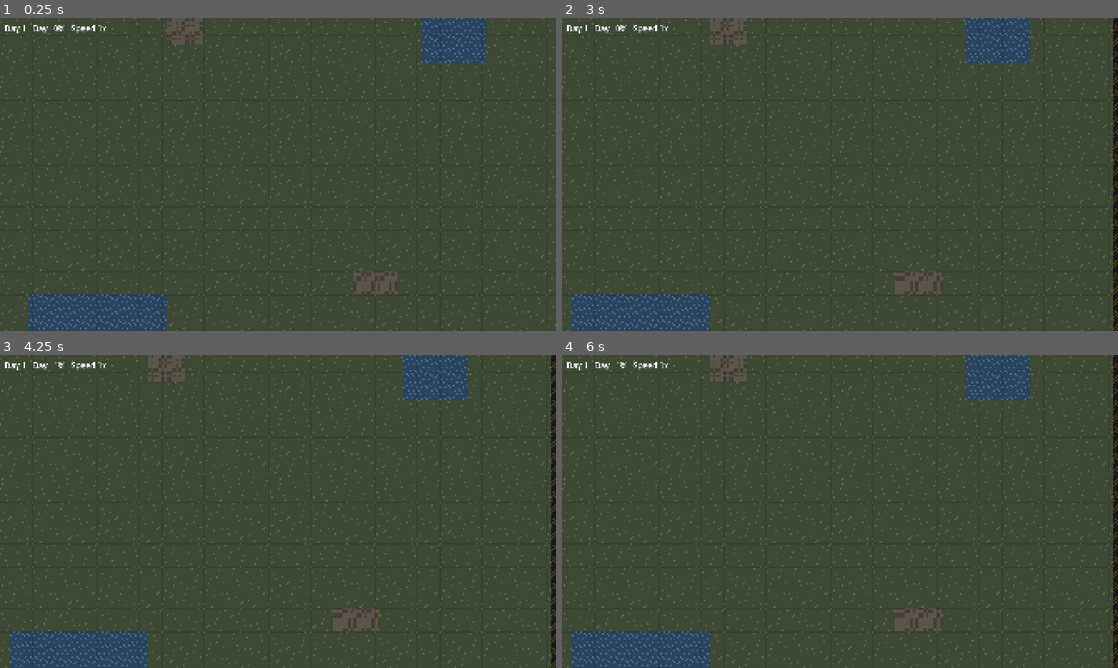
Above: before the commit, frames 1-4 (two rows, left to right).
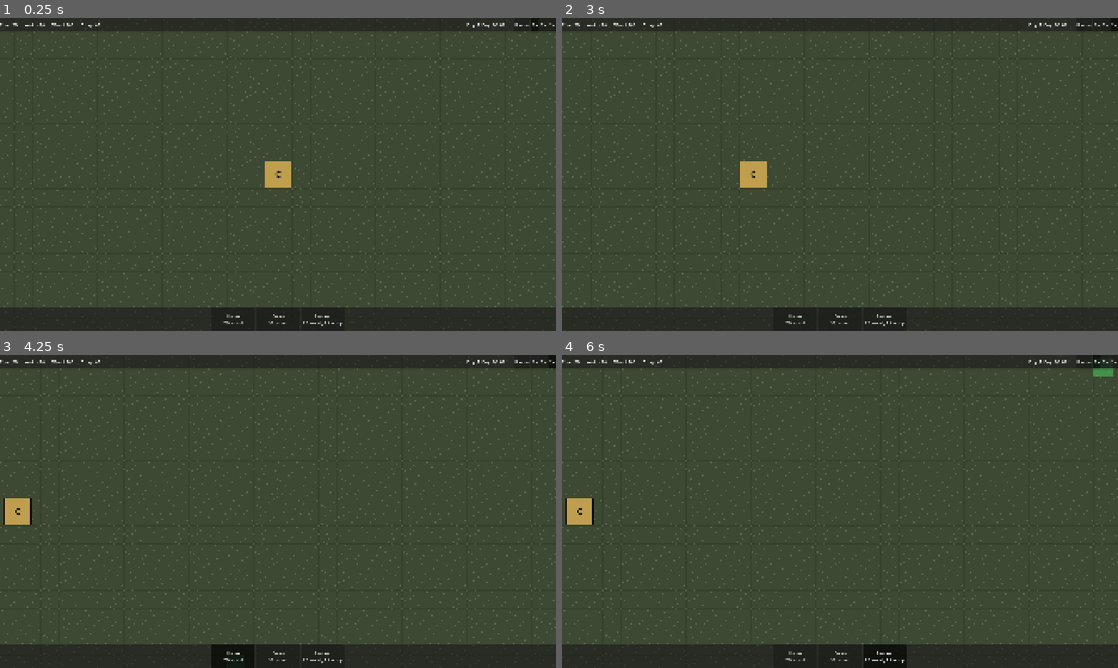
Above: after the commit, the same moments.

Repository: J3vb/zombie-city-builder
Game: Godot game, scene res://scenes/main/main.tscn
Same seed, same stepped clock (60 frames per second), same inputs: the game is played once before the commit and once after it.
Inputs (mouse positions are in pixels of both pictures, inside the frame that each line leads up to):
- Up to frame 1 (0.25 s): no input
- Up to frame 2 (3 s): click (1084, 24) at 0.5 s, where only the run after the commit has a clickable "Pause"; click (1095, 24) at 1.25 s, where only the run after the commit has a clickable "1x"; click (1106, 24) at 2 s, where only the run after the commit has a clickable "2x"; click (1112, 24) at 2.75 s, where only the run after the commit has a clickable "3x"
- Up to frame 3 (4.25 s): click (233, 655) at 3.5 s, where only the run after the commit has a clickable "House 20 wood"
- Up to frame 4 (6 s): click (840, 655) at 4.25 s, where only the run after the commit has a clickable "Farm 30 wood"; click (884, 655) at 5 s, where only the run after the commit has a clickable "Storage 25 wood, 10 scrap"; click (1095, 361) at 5.75 s, where only the run after the commit has a clickable "1x"

The runs differ from the first frame. In frame 1, 20% of the frame differs, in the area x 0-100%, y 0-100%; in frame 2, 21%; in frame 3, 20%; in frame 4, 20%.

Commit message:
M1: buildings, build tool, HUD and game over
- BuildingDef, BuildCatalog and data for Command Post, house, farm, storage
- Building and CommandPost (placeholder blocks with health bar)
- BuildTool: ghost preview with red cross when blocked, spend and place
- World places the Command Post and rebuilds the flow field on a worker
  thread whenever the grid changes
- HUD: resources, clock, speed buttons, build bar
- Game-over screen and new game
- Building and build tool tests (32 tests total)

Co-Authored-By: Claude Opus 5.5 <noreply@anthropic.com>
Claude-Session: https://claude.ai/code/session_012H4uhqvfycA769uN6HqZYP

Diff:
--- /dev/null
+++ b/data/buildings/catalog.tres
@@ -0,0 +1,11 @@
+[gd_resource type="Resource" script_class="BuildCatalog" load_steps=6 format=3]
+
+[ext_resource type="Script" path="res://scripts/data/building_def.gd" id="1_1a2l8"]
+[ext_resource type="Resource" path="res://data/buildings/house.tres" id="2_iix55"]
+[ext_resource type="Resource" path="res://data/buildings/farm.tres" id="3_bvotc"]
+[ext_resource type="Resource" path="res://data/buildings/storage.tres" id="4_q3q18"]
+[ext_resource type="Script" path="res://scripts/data/build_catalog.gd" id="5_d7rva"]
+
+[resource]
+script = ExtResource("5_d7rva")
+buildings = Array[ExtResource("1_1a2l8")]([ExtResource("2_iix55"), ExtResource("3_bvotc"), ExtResource("4_q3q18")])
--- /dev/null
+++ b/data/buildings/command_post.tres
@@ -0,0 +1,14 @@
+[gd_resource type="Resource" script_class="BuildingDef" load_steps=3 format=3]
+
+[ext_resource type="Script" path="res://scripts/data/building_def.gd" id="1_def"]
+[ext_resource type="PackedScene" path="res://scenes/buildings/command_post.tscn" id="2_scene"]
+
+[resource]
+script = ExtResource("1_def")
+id = &"command_post"
+display_name = "Command Post"
+size = Vector2i(3, 3)
+cost = Dictionary[StringName, int]({})
+max_health = 500
+scene = ExtResource("2_scene")
+color = Color(0.75, 0.62, 0.3, 1)
--- /dev/null
+++ b/data/buildings/farm.tres
@@ -0,0 +1,14 @@
+[gd_resource type="Resource" script_class="BuildingDef" load_steps=3 format=3]
+
+[ext_resource type="Script" path="res://scripts/data/building_def.gd" id="1_def"]
+[ext_resource type="PackedScene" path="res://scenes/buildings/building.tscn" id="2_scene"]
+
+[resource]
+script = ExtResource("1_def")
+id = &"farm"
+display_name = "Farm"
+size = Vector2i(3, 3)
+cost = Dictionary[StringName, int]({&"wood": 30})
+max_health = 80
+scene = ExtResource("2_scene")
+color = Color(0.55, 0.65, 0.3, 1)
--- /dev/null
+++ b/data/buildings/house.tres
@@ -0,0 +1,14 @@
+[gd_resource type="Resource" script_class="BuildingDef" load_steps=3 format=3]
+
+[ext_resource type="Script" path="res://scripts/data/building_def.gd" id="1_def"]
+[ext_resource type="PackedScene" path="res://scenes/buildings/building.tscn" id="2_scene"]
+
+[resource]
+script = ExtResource("1_def")
+id = &"house"
+display_name = "House"
+size = Vector2i(2, 2)
+cost = Dictionary[StringName, int]({&"wood": 20})
+max_health = 100
+scene = ExtResource("2_scene")
+color = Color(0.62, 0.45, 0.35, 1)
--- /dev/null
+++ b/data/buildings/storage.tres
@@ -0,0 +1,14 @@
+[gd_resource type="Resource" script_class="BuildingDef" load_steps=3 format=3]
+
+[ext_resource type="Script" path="res://scripts/data/building_def.gd" id="1_def"]
+[ext_resource type="PackedScene" path="res://scenes/buildings/building.tscn" id="2_scene"]
+
+[resource]
+script = ExtResource("1_def")
+id = &"storage"
+display_name = "Storage"
+size = Vector2i(2, 2)
+cost = Dictionary[StringName, int]({&"wood": 25, &"scrap": 10})
+max_health = 120
+scene = ExtResource("2_scene")
+color = Color(0.5, 0.52, 0.58, 1)
--- a/project.godot
+++ b/project.godot
@@ -20,6 +20,10 @@
 window/size/viewport_width=1920
 window/size/viewport_height=1080
 window/stretch/mode="canvas_items"
+
+[gui]
+
+theme/default_font_size=22
 
 [input]
 
--- /dev/null
+++ b/scenes/buildings/building.tscn
@@ -0,0 +1,6 @@
+[gd_scene load_steps=2 format=3]
+
+[ext_resource type="Script" path="res://scripts/buildings/building.gd" id="1_script"]
+
+[node name="Building" type="Node2D"]
+script = ExtResource("1_script")
--- /dev/null
+++ b/scenes/buildings/command_post.tscn
@@ -0,0 +1,6 @@
+[gd_scene load_steps=2 format=3]
+
+[ext_resource type="Script" path="res://scripts/buildings/command_post.gd" id="1_script"]
+
+[node name="CommandPost" type="Node2D"]
+script = ExtResource("1_script")
--- a/scenes/main/main.tscn
+++ b/scenes/main/main.tscn
@@ -1,16 +1,12 @@
-[gd_scene load_steps=2 format=3]
+[gd_scene load_steps=4 format=3]
 
 [ext_resource type="Script" path="res://scripts/main/main.gd" id="1_main"]
+[ext_resource type="PackedScene" path="res://scenes/ui/hud.tscn" id="2_hud"]
+[ext_resource type="PackedScene" path="res://scenes/ui/game_over.tscn" id="3_go"]
 
 [node name="Main" type="Node"]
 script = ExtResource("1_main")
 
-[node name="UI" type="CanvasLayer" parent="."]
+[node name="Hud" parent="." instance=ExtResource("2_hud")]
 
-[node name="Info" type="Label" parent="UI"]
-offset_left = 16.0
-offset_top = 16.0
-offset_right = 1200.0
-offset_bottom = 56.0
-theme_override_font_sizes/font_size = 28
-text = "Zombie City Builder"
+[node name="GameOver" parent="." instance=ExtResource("3_go")]
--- /dev/null
+++ b/scenes/ui/game_over.tscn
@@ -0,0 +1,37 @@
+[gd_scene load_steps=2 format=3]
+
+[ext_resource type="Script" path="res://scripts/ui/game_over.gd" id="1_go"]
+
+[node name="GameOver" type="CanvasLayer"]
+layer = 5
+script = ExtResource("1_go")
+
+[node name="Dim" type="ColorRect" parent="."]
+anchors_preset = 15
+anchor_right = 1.0
+anchor_bottom = 1.0
+color = Color(0, 0, 0, 0.6)
+
+[node name="Center" type="CenterContainer" parent="."]
+anchors_preset = 15
+anchor_right = 1.0
+anchor_bottom = 1.0
+
+[node name="Panel" type="PanelContainer" parent="Center"]
+layout_mode = 2
+
+[node name="Box" type="VBoxContainer" parent="Center/Panel"]
+layout_mode = 2
+theme_override_constants/separation = 24
+
+[node name="Message" type="Label" parent="Center/Panel/Box"]
+unique_name_in_owner = true
+layout_mode = 2
+theme_override_font_sizes/font_size = 36
+horizontal_alignment = 1
+
+[node name="NewGame" type="Button" parent="Center/Panel/Box"]
+unique_name_in_owner = true
+layout_mode = 2
+theme_override_font_sizes/font_size = 28
+text = "New game"
--- /dev/null
+++ b/scenes/ui/hud.tscn
@@ -0,0 +1,45 @@
+[gd_scene load_steps=2 format=3]
+
+[ext_resource type="Script" path="res://scripts/ui/hud.gd" id="1_hud"]
+
+[node name="Hud" type="CanvasLayer"]
+script = ExtResource("1_hud")
+
+[node name="TopBar" type="PanelContainer" parent="."]
+anchors_preset = 10
+anchor_right = 1.0
+offset_bottom = 48.0
+
+[node name="Row" type="HBoxContainer" parent="TopBar"]
+layout_mode = 2
+theme_override_constants/separation = 32
+
+[node name="Resources" type="HBoxContainer" parent="TopBar/Row"]
+unique_name_in_owner = true
+layout_mode = 2
+theme_override_constants/separation = 24
+
+[node name="Spacer" type="Control" parent="TopBar/Row"]
+layout_mode = 2
+size_flags_horizontal = 3
+
+[node name="Clock" type="Label" parent="TopBar/Row"]
+unique_name_in_owner = true
+layout_mode = 2
+
+[node name="Speed" type="HBoxContainer" parent="TopBar/Row"]
+unique_name_in_owner = true
+layout_mode = 2
+
+[node name="BottomBar" type="PanelContainer" parent="."]
+anchors_preset = 12
+anchor_top = 1.0
+anchor_right = 1.0
+anchor_bottom = 1.0
+offset_top = -80.0
+grow_vertical = 0
+
+[node name="Build" type="HBoxContainer" parent="BottomBar"]
+unique_name_in_owner = true
+layout_mode = 2
+alignment = 1
--- a/scenes/world/world.tscn
+++ b/scenes/world/world.tscn
@@ -1,9 +1,10 @@
-[gd_scene load_steps=5 format=3]
+[gd_scene load_steps=6 format=3]
 
 [ext_resource type="Script" path="res://scripts/world/world.gd" id="1_world"]
 [ext_resource type="TileSet" path="res://assets/tiles/terrain_tileset.tres" id="2_tiles"]
 [ext_resource type="Script" path="res://scripts/world/grid.gd" id="3_grid"]
 [ext_resource type="Script" path="res://scripts/world/camera_rig.gd" id="4_camera"]
+[ext_resource type="Script" path="res://scripts/world/build_tool.gd" id="5_build"]
 
 [node name="World" type="Node2D"]
 script = ExtResource("1_world")
@@ -14,6 +15,12 @@
 [node name="Grid" type="Node" parent="."]
 script = ExtResource("3_grid")
 
+[node name="Buildings" type="Node2D" parent="."]
+
+[node name="BuildTool" type="Node2D" parent="."]
+z_index = 10
+script = ExtResource("5_build")
+
 [node name="CameraRig" type="Camera2D" parent="."]
-zoom = Vector2(0.5, 0.5)
+zoom = Vector2(1, 1)
 script = ExtResource("4_camera")
--- /dev/null
+++ b/scripts/buildings/building.gd
@@ -0,0 +1,70 @@
+class_name Building
+extends Node2D
+## A placed building. Draws a placeholder block until real art exists.
+
+const OUTLINE := Color(0.05, 0.05, 0.05)
+const BAR_BACK := Color(0.1, 0.1, 0.1)
+const BAR_FRONT := Color(0.85, 0.2, 0.15)
+
+var def: BuildingDef
+var cell: Vector2i
+var health: int
+var cells: Array[Vector2i] = []
+
+var _grid: Grid
+var _tile: Vector2
+var _balance: BalanceDef = preload("res://data/balance.tres")
+
+
+func setup(building_def: BuildingDef, anchor: Vector2i, grid: Grid, tile: Vector2) -> void:
+	def = building_def
+	cell = anchor
+	health = def.max_health
+	cells = Grid.cells_of(anchor, def.size)
+	_grid = grid
+	_tile = tile
+	position = grid.cell_to_world(anchor) - tile / 2.0
+	queue_redraw()
+
+
+func take_damage(amount: int) -> void:
+	if health <= 0:
+		return
+	health -= amount
+	queue_redraw()
+	if health <= 0:
+		_on_destroyed()
+		_remove()
+
+
+func demolish() -> void:
+	for id_key: StringName in def.cost:
+		Economy.add(id_key, floori(def.cost[id_key] * _balance.demolish_refund))
+	_remove()
+
+
+func _on_destroyed() -> void:
+	pass
+
+
+func _remove() -> void:
+	_grid.release(cells)
+	EventBus.building_destroyed.emit(self)
+	queue_free()
+
+
+func _draw() -> void:
+	var rect := Rect2(Vector2.ZERO, Vector2(def.size) * _tile)
+	draw_rect(rect.grow(-2), def.color)
+	draw_rect(rect.grow(-2), OUTLINE, false, 3.0)
+	var font := ThemeDB.fallback_font
+	var font_size := int(_tile.y * 0.9)
+	var label := def.display_name.left(1)
+	var text_size := font.get_string_size(label, HORIZONTAL_ALIGNMENT_LEFT, -1, font_size)
+	var text_pos := rect.get_center() + Vector2(-text_size.x / 2.0, font_size * 0.35)
+	draw_string(font, text_pos, label, HORIZONTAL_ALIGNMENT_LEFT, -1, font_size, OUTLINE)
+	if health < def.max_health:
+		var bar := Rect2(4, 4, rect.size.x - 8, 6)
+		draw_rect(bar, BAR_BACK)
+		bar.size.x *= float(health) / def.max_health
+		draw_rect(bar, BAR_FRONT)
--- /dev/null
+++ b/scripts/buildings/command_post.gd
@@ -0,0 +1,7 @@
+class_name CommandPost
+extends Building
+## The town hall. Losing it ends the game.
+
+
+func _on_destroyed() -> void:
+	EventBus.game_over.emit(GameClock.day)
--- /dev/null
+++ b/scripts/data/build_catalog.gd
@@ -0,0 +1,5 @@
+class_name BuildCatalog
+extends Resource
+## The buildings the player can place, in build-menu order.
+
+@export var buildings: Array[BuildingDef] = []
--- /dev/null
+++ b/scripts/data/building_def.gd
@@ -0,0 +1,21 @@
+class_name BuildingDef
+extends Resource
+## One building type. Edit the .tres files in data/buildings/.
+
+@export var id: StringName
+@export var display_name: String
+@export var size: Vector2i = Vector2i(1, 1)
+@export var cost: Dictionary[StringName, int] = {}
+@export var max_health: int = 100
+@export var is_goal: bool = true
+@export var scene: PackedScene
+@export var color: Color = Color(0.6, 0.6, 0.6)
+
+
+func cost_text() -> String:
+	if cost.is_empty():
+		return "free"
+	var parts: PackedStringArray = []
+	for id_key: StringName in cost:
+		parts.append("%d %s" % [cost[id_key], id_key])
+	return ", ".join(parts)
--- a/scripts/main/main.gd
+++ b/scripts/main/main.gd
@@ -1,6 +1,6 @@
 class_name Main
 extends Node
-## Owns the current World and the UI. Starts new games.
+## Owns the current World and the UI. Starts new games and handles game over.
 
 const WORLD_SCENE := preload("res://scenes/world/world.tscn")
 
@@ -8,30 +8,32 @@
 
 var _balance: BalanceDef = preload("res://data/balance.tres")
 
-@onready var _info: Label = $UI/Info
+@onready var _hud: Hud = $Hud
+@onready var _game_over: GameOverScreen = $GameOver
 
 
 func _ready() -> void:
+	EventBus.game_over.connect(_on_game_over)
+	_game_over.new_game_pressed.connect(new_game)
 	new_game()
 
 
 func new_game() -> void:
 	if world:
+		remove_child(world)
 		world.queue_free()
-		remove_child(world)
+	_game_over.hide()
 	GameClock.reset()
 	Economy.reset(_balance.start_resources)
 	world = WORLD_SCENE.instantiate() as World
 	add_child(world)
 	move_child(world, 0)
+	_hud.bind(world.build_tool)
 
 
-func _process(_delta: float) -> void:
-	var phase := "Night" if GameClock.is_night() else "Day"
-	_info.text = (
-		"Day %d   %s   %d%%   Speed %dx"
-		% [GameClock.day, phase, int(GameClock.time_of_day * 100.0), GameClock.speed]
-	)
+func _on_game_over(_day: int) -> void:
+	GameClock.set_speed(0)
+	_game_over.show_result(GameClock.day)
 
 
 func _unhandled_input(event: InputEvent) -> void:
--- /dev/null
+++ b/scripts/ui/game_over.gd
@@ -0,0 +1,17 @@
+class_name GameOverScreen
+extends CanvasLayer
+## Shown when the Command Post falls.
+
+signal new_game_pressed
+
+@onready var _label: Label = %Message
+
+
+func _ready() -> void:
+	hide()
+	%NewGame.pressed.connect(func() -> void: new_game_pressed.emit())
+
+
+func show_result(day: int) -> void:
+	_label.text = "The Command Post has fallen.\nYou held out until day %d." % day
+	show()
--- /dev/null
+++ b/scripts/ui/hud.gd
@@ -0,0 +1,76 @@
+class_name Hud
+extends CanvasLayer
+## Top bar (resources, day, speed) and bottom build bar.
+
+const SHOWN_RESOURCES: Array[StringName] = [&"food", &"water", &"wood", &"scrap"]
+const CATALOG := preload("res://data/buildings/catalog.tres")
+
+var _build_tool: BuildTool
+var _resource_labels: Dictionary[StringName, Label] = {}
+var _speed_buttons: Array[Button] = []
+var _build_buttons: Dictionary[BuildingDef, Button] = {}
+
+@onready var _resources_box: HBoxContainer = %Resources
+@onready var _clock_label: Label = %Clock
+@onready var _speed_box: HBoxContainer = %Speed
+@onready var _build_box: HBoxContainer = %Build
+
+
+func _ready() -> void:
+	for id in SHOWN_RESOURCES:
+		var label := Label.new()
+		_resources_box.add_child(label)
+		_resource_labels[id] = label
+		_set_resource(id, Economy.get_amount(id))
+	EventBus.resource_changed.connect(_set_resource)
+	var names: Array[String] = ["Pause", "1x", "2x", "3x"]
+	for speed in names.size():
+		var button := Button.new()
+		button.text = names[speed]
+		button.toggle_mode = true
+		button.focus_mode = Control.FOCUS_NONE
+		button.pressed.connect(GameClock.set_speed.bind(speed))
+		_speed_box.add_child(button)
+		_speed_buttons.append(button)
+	for def in CATALOG.buildings:
+		var button := Button.new()
+		button.text = "%s\n%s" % [def.display_name, def.cost_text()]
+		button.toggle_mode = true
+		button.focus_mode = Control.FOCUS_NONE
+		button.custom_minimum_size = Vector2(150, 64)
+		button.pressed.connect(_on_build_pressed.bind(def))
+		_build_box.add_child(button)
+		_build_buttons[def] = button
+
+
+func bind(build_tool: BuildTool) -> void:
+	_build_tool = build_tool
+
+
+func _process(_delta: float) -> void:
+	var phase := "Night" if GameClock.is_night() else "Day"
+	_clock_label.text = "Day %d  %s  %02d:00" % [GameClock.day, phase, _hour()]
+	for speed in _speed_buttons.size():
+		_speed_buttons[speed].set_pressed_no_signal(GameClock.speed == speed)
+	var selected: BuildingDef = _build_tool.selected if _build_tool else null
+	for def: BuildingDef in _build_buttons:
+		_build_buttons[def].set_pressed_no_signal(def == selected)
+		_build_buttons[def].disabled = not Economy.can_afford(def.cost)
+
+
+func _hour() -> int:
+	return int(GameClock.time_of_day * 24.0 + 6.0) % 24
+
+
+func _set_resource(id: StringName, value: int) -> void:
+	if _resource_labels.has(id):
+		_resource_labels[id].text = "%s %d" % [String(id).capitalize(), value]
+
+
+func _on_build_pressed(def: BuildingDef) -> void:
+	if _build_tool == null:
+		return
+	if _build_tool.selected == def:
+		_build_tool.clear()
+	else:
+		_build_tool.select(def)
--- /dev/null
+++ b/scripts/world/build_tool.gd
@@ -0,0 +1,87 @@
+class_name BuildTool
+extends Node2D
+## Places buildings: ghost preview, checks, spending.
+
+const VALID := Color(0.3, 0.9, 0.4, 0.45)
+const INVALID := Color(0.95, 0.2, 0.2, 0.45)
+const MARK := Color(0.1, 0.0, 0.0, 0.9)
+
+var selected: BuildingDef
+var world: World
+
+var _hover_cell := Vector2i(-1, -1)
+var _query := PackedInt32Array()
+
+
+func select(def: BuildingDef) -> void:
+	selected = def
+	queue_redraw()
+
+
+func clear() -> void:
+	selected = null
+	queue_redraw()
+
+
+func can_place(def: BuildingDef, cell: Vector2i) -> bool:
+	var cells := Grid.cells_of(cell, def.size)
+	if not world.grid.is_free(cells):
+		return false
+	if _zombie_in(cells):
+		return false
+	return Economy.can_afford(def.cost)
+
+
+func place(cell: Vector2i) -> bool:
+	if selected == null or not can_place(selected, cell):
+		return false
+	Economy.spend(selected.cost)
+	world.spawn_building(selected, cell)
+	queue_redraw()
+	return true
+
+
+func _zombie_in(cells: Array[Vector2i]) -> bool:
+	if world.zombies == null:
+		return false
+	var tile := world.tile_size()
+	for c in cells:
+		var centre := world.grid.cell_to_world(c)
+		if world.zombies.call("query", centre, tile.x * 0.71, _query) > 0:
+			return true
+	return false
+
+
+func _process(_delta: float) -> void:
+	if selected == null:
+		return
+	var cell := world.grid.world_to_cell(get_global_mouse_position())
+	if cell != _hover_cell:
+		_hover_cell = cell
+		queue_redraw()
+
+
+func _unhandled_input(event: InputEvent) -> void:
+	if selected == null:
+		return
+	if event.is_action_pressed("place"):
+		place(world.grid.world_to_cell(get_global_mouse_position()))
+		get_viewport().set_input_as_handled()
+	elif event.is_action_pressed("cancel"):
+		clear()
+		get_viewport().set_input_as_handled()
+
+
+func _draw() -> void:
+	if selected == null or not world.grid.in_bounds(_hover_cell):
+		return
+	var tile := world.tile_size()
+	var origin := world.grid.cell_to_world(_hover_cell) - tile / 2.0
+	var rect := Rect2(origin, Vector2(selected.size) * tile)
+	var ok := can_place(selected, _hover_cell)
+	draw_rect(rect, VALID if ok else INVALID)
+	if not ok:
+		draw_line(rect.position, rect.end, MARK, 4.0)
+		draw_line(
+			Vector2(rect.end.x, rect.position.y), Vector2(rect.position.x, rect.end.y), MARK, 4.0
+		)
--- a/scripts/world/world.gd
+++ b/scripts/world/world.gd
@@ -1,13 +1,27 @@
 class_name World
 extends Node2D
-## One game's world: terrain, grid, camera and (later) buildings and zombies.
+## One game's world: terrain, grid, buildings, flow field, zombies, tools.
+## Owns the flow field and rebuilds it on a worker thread when the grid changes.
 
 const MAP_PATH := "res://data/maps/starter_map.tres"
+const COMMAND_POST := preload("res://data/buildings/command_post.tres")
 
 var map_def: MapDef
+var flow_field := FlowField.new()
+var command_post: Building
+var last_build_ms: float = 0.0
+## ZombieManager, added in the zombie step. Null until then.
+var zombies: Node2D
+
+var _dirty := false
+var _task_id := -1
+var _pending_field: FlowField
+var _task_started_usec := 0
 
 @onready var terrain: TileMapLayer = $Terrain
 @onready var grid: Grid = $Grid
+@onready var buildings: Node2D = $Buildings
+@onready var build_tool: BuildTool = $BuildTool
 @onready var camera: CameraRig = $CameraRig
 
 
@@ -16,3 +30,70 @@
 	StarterMap.generate(terrain, map_def)
 	grid.setup(terrain)
 	camera.set_bounds(Rect2(Vector2.ZERO, grid.world_size()))
+	build_tool.world = self
+	command_post = spawn_building(COMMAND_POST, map_def.command_post_cell)
+	camera.position = command_post.position + Vector2(COMMAND_POST.size) * tile_size() / 2.0
+	grid.changed.connect(_on_grid_changed)
+	_build_now()
+
+
+func _exit_tree() -> void:
+	if _task_id != -1:
+		WorkerThreadPool.wait_for_task_completion(_task_id)
+		_task_id = -1
+
+
+func tile_size() -> Vector2:
+	return Vector2(terrain.tile_set.tile_size)
+
+
+func spawn_building(def: BuildingDef, cell: Vector2i) -> Building:
+	var building := def.scene.instantiate() as Building
+	building.setup(def, cell, grid, tile_size())
+	buildings.add_child(building)
+	grid.occupy(building.cells, building)
+	EventBus.building_placed.emit(building)
+	return building
+
+
+func goal_cells() -> PackedInt32Array:
+	var goals := PackedInt32Array()
+	for cell: Vector2i in grid.occupant:
+		var b := grid.occupant[cell] as Building
+		if b and b.def.is_goal:
+			goals.append(grid.index(cell))
+	return goals
+
+
+func is_rebuilding() -> bool:
+	return _task_id != -1
+
+
+func _on_grid_changed() -> void:
+	_dirty = true
+
+
+func _process(_delta: float) -> void:
+	if _task_id != -1 and WorkerThreadPool.is_task_completed(_task_id):
+		WorkerThreadPool.wait_for_task_completion(_task_id)
+		_task_id = -1
+		flow_field = _pending_field
+		_pending_field = null
+		last_build_ms = (Time.get_ticks_usec() - _task_started_usec) / 1000.0
+	if _dirty and _task_id == -1:
+		_start_build()
+
+
+func _start_build() -> void:
+	_dirty = false
+	_pending_field = FlowField.new()
+	var job := _pending_field.build.bind(grid.cost.duplicate(), grid.size, goal_cells())
+	_task_started_usec = Time.get_ticks_usec()
+	_task_id = WorkerThreadPool.add_task(job, false, "flow field")
+
+
+func _build_now() -> void:
+	_dirty = false
+	var start := Time.get_ticks_usec()
+	flow_field.build(grid.cost.duplicate(), grid.size, goal_cells())
+	last_build_ms = (Time.get_ticks_usec() - start) / 1000.0
--- a/tests/run_tests.gd
+++ b/tests/run_tests.gd
@@ -15,7 +15,7 @@
 	for file_name in DirAccess.get_files_at(TEST_DIR):
 		if not file_name.begins_with("test_") or not file_name.ends_with(".gd"):
 			continue
-		if file_name == "test_case.gd":
+		if file_name == "test_case.gd" or file_name == "world_fixture.gd":
 			continue
 		var script: GDScript = load(TEST_DIR + file_name)
 		for method in script.get_script_method_list():
--- /dev/null
+++ b/tests/test_build_tool.gd
@@ -0,0 +1,48 @@
+extends TestCase
+
+const HOUSE := preload("res://data/buildings/house.tres")
+
+
+func test_place_spends_and_occupies() -> void:
+	var fx := WorldFixture.new()
+	var world := fx.create()
+	var wood: int = Economy.get_amount(&"wood")
+	world.build_tool.select(HOUSE)
+	assert_true(world.build_tool.place(Vector2i(20, 20)), "placed")
+	assert_eq(Economy.get_amount(&"wood"), wood - 20, "wood spent")
+	assert_true(world.grid.building_at(Vector2i(21, 21)) != null, "occupied")
+	fx.destroy()
+
+
+func test_blocked_place_changes_nothing() -> void:
+	var fx := WorldFixture.new()
+	var world := fx.create()
+	var wood: int = Economy.get_amount(&"wood")
+	world.build_tool.select(HOUSE)
+	# Command Post sits here.
+	assert_true(not world.build_tool.place(world.map_def.command_post_cell), "blocked")
+	# Border tile.
+	assert_true(not world.build_tool.place(Vector2i(0, 5)), "border")
+	assert_eq(Economy.get_amount(&"wood"), wood, "no wood spent")
+	fx.destroy()
+
+
+func test_unaffordable_place_changes_nothing() -> void:
+	var fx := WorldFixture.new()
+	var world := fx.create()
+	var empty: Dictionary[StringName, int] = {&"wood": 5}
+	Economy.reset(empty)
+	world.build_tool.select(HOUSE)
+	assert_true(not world.build_tool.place(Vector2i(20, 20)), "too expensive")
+	assert_true(world.grid.building_at(Vector2i(20, 20)) == null, "nothing placed")
+	assert_eq(Economy.get_amount(&"wood"), 5, "wood unchanged")
+	fx.destroy()
+
+
+func test_flow_field_points_to_buildings() -> void:
+	var fx := WorldFixture.new()
+	var world := fx.create()
+	var cp := world.map_def.command_post_cell
+	var west := Vector2i(cp.x - 5, cp.y + 1)
+	assert_eq(world.flow_field.direction_at(west), Vector2.RIGHT, "west of CP -> east")
+	fx.destroy()
--- /dev/null
+++ b/tests/test_building.gd
@@ -0,0 +1,40 @@
+extends TestCase
+
+const HOUSE := preload("res://data/buildings/house.tres")
+
+
+func test_destroyed_building_releases_cells() -> void:
+	var fx := WorldFixture.new()
+	var world := fx.create()
+	var destroyed: Array[Node] = []
+	var on_destroyed := func(b: Node) -> void: destroyed.append(b)
+	EventBus.building_destroyed.connect(on_destroyed)
+	var house := world.spawn_building(HOUSE, Vector2i(20, 20))
+	assert_true(not world.grid.is_free(house.cells), "occupied")
+	house.take_damage(HOUSE.max_health)
+	EventBus.building_destroyed.disconnect(on_destroyed)
+	assert_true(world.grid.is_free(Grid.cells_of(Vector2i(20, 20), HOUSE.size)), "released")
+	assert_eq(destroyed.size(), 1, "destroyed signal")
+	fx.destroy()
+
+
+func test_command_post_ends_game() -> void:
+	var fx := WorldFixture.new()
+	var world := fx.create()
+	var days: Array[int] = []
+	var on_over := func(day: int) -> void: days.append(day)
+	EventBus.game_over.connect(on_over)
+	world.command_post.take_damage(99999)
+	EventBus.game_over.disconnect(on_over)
+	assert_eq(days, [1] as Array[int], "game_over day")
+	fx.destroy()
+
+
+func test_demolish_refunds_half() -> void:
+	var fx := WorldFixture.new()
+	var world := fx.create()
+	var house := world.spawn_building(HOUSE, Vector2i(20, 20))
+	var before: int = Economy.get_amount(&"wood")
+	house.demolish()
+	assert_eq(Economy.get_amount(&"wood"), before + 10, "refund")
+	fx.destroy()
--- /dev/null
+++ b/tests/world_fixture.gd
@@ -0,0 +1,22 @@
+class_name WorldFixture
+extends RefCounted
+## Creates a real World in the scene tree for tests, and frees it after.
+
+const WORLD_SCENE := preload("res://scenes/world/world.tscn")
+
+var world: World
+
+
+func create() -> World:
+	var tree := Engine.get_main_loop() as SceneTree
+	var balance := load("res://data/balance.tres") as BalanceDef
+	Economy.reset(balance.start_resources)
+	GameClock.reset()
+	world = WORLD_SCENE.instantiate() as World
+	tree.root.add_child(world)
+	return world
+
+
+func destroy() -> void:
+	world.get_parent().remove_child(world)
+	world.free()
Not shown, added: scripts/buildings/building.gd.uid
Not shown, added: scripts/buildings/command_post.gd.uid
Not shown, added: scripts/data/build_catalog.gd.uid
Not shown, added: scripts/data/building_def.gd.uid
Not shown, added: scripts/ui/game_over.gd.uid
Not shown, added: scripts/ui/hud.gd.uid
Not shown, added: scripts/world/build_tool.gd.uid
Not shown, added: tests/test_build_tool.gd.uid
Not shown, added: tests/test_building.gd.uid
Not shown, added: tests/world_fixture.gd.uid
Not shown, removed: data/buildings/.gitkeep
Not shown, removed: scenes/buildings/.gitkeep
(and 3 more such lines)
